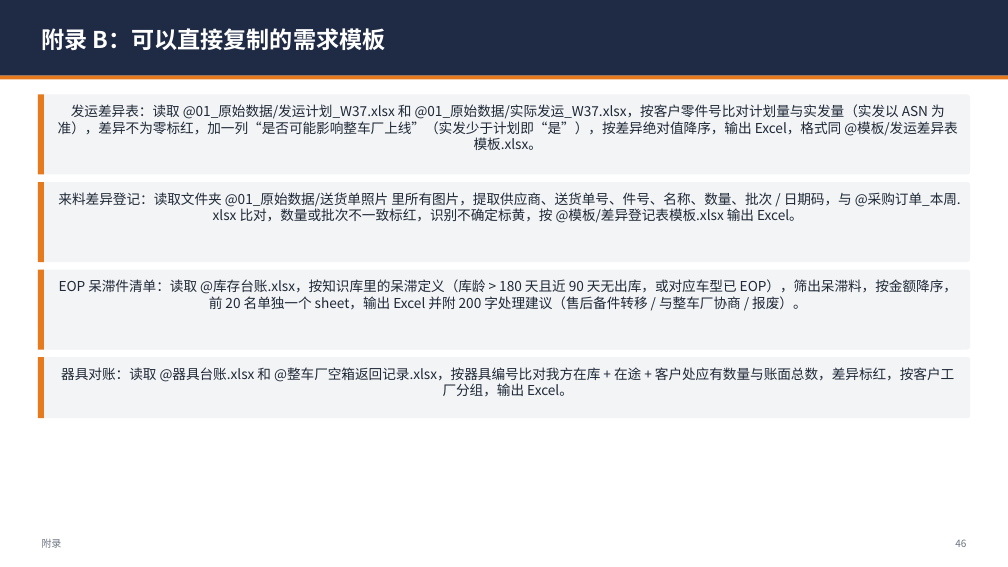
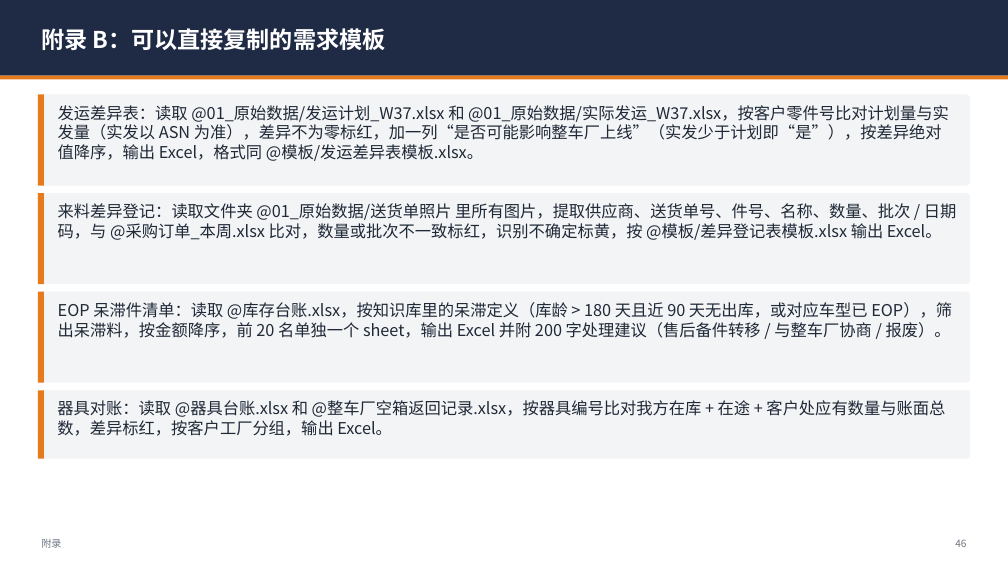
Before and after one commit to leiw92706436-del/codex-dual-engine-lite, a slide deck: slide 46 of docs/workbuddy-guide/WorkBuddy仓库主管上手手册.pptx. Drawn at 1008x567 pixels with LibreOffice and Linux fonts; fonts in the diff are those of the drawing. Boxes give left, top, right and bottom in pixels: in the first picture for what was removed or moved away, otherwise in the second. Text is boxed around its words. In the diff, an @@ line names an element or a change of style, - is before the commit and + after.

```diff
--- a/docs/workbuddy-guide/WorkBuddy仓库主管上手手册.pptx
+++ b/docs/workbuddy-guide/WorkBuddy仓库主管上手手册.pptx
@@ rounded rectangle "发运差异表：读取 @01_原始数据/发运计划_W37.xlsx 和 @01_原始数据/实际发运_W37.xlsx，按客户 ...": place and size @@
-rounded rectangle "发运差异表：读取 @01_原始数据/发运计划_W37.xlsx 和 @01_原始数据/实际发运_W37.xlsx，按客户 ..." at [38, 95, 970, 175]
+rounded rectangle "发运差异表：读取 @01_原始数据/发运计划_W37.xlsx 和 @01_原始数据/实际发运_W37.xlsx，按客户 ..." at [38, 95, 970, 185]
@@ rectangle: place and size @@
-rectangle at [38, 95, 44, 175]
+rectangle at [38, 95, 44, 185]
@@ rounded rectangle "来料差异登记：读取文件夹 @01_原始数据/送货单照片 里所有图片，提取供应商、送货单号、件号、名称、数量、批次 / 日 ...": place and size @@
-rounded rectangle "来料差异登记：读取文件夹 @01_原始数据/送货单照片 里所有图片，提取供应商、送货单号、件号、名称、数量、批次 / 日 ..." at [38, 182, 970, 262]
+rounded rectangle "来料差异登记：读取文件夹 @01_原始数据/送货单照片 里所有图片，提取供应商、送货单号、件号、名称、数量、批次 / 日 ..." at [38, 193, 970, 284]
@@ rectangle: place and size @@
-rectangle at [38, 182, 44, 262]
+rectangle at [38, 193, 44, 284]
@@ rounded rectangle "EOP 呆滞件清单：读取 @库存台账.xlsx，按知识库里的呆滞定义（库龄 > 180 ...": place and size @@
-rounded rectangle "EOP 呆滞件清单：读取 @库存台账.xlsx，按知识库里的呆滞定义（库龄 > 180 ..." at [38, 270, 970, 350]
+rounded rectangle "EOP 呆滞件清单：读取 @库存台账.xlsx，按知识库里的呆滞定义（库龄 > 180 ..." at [38, 292, 970, 383]
@@ rectangle: place and size @@
-rectangle at [38, 270, 44, 350]
+rectangle at [38, 292, 44, 383]
@@ size 13 to 15.5 pt; alignment centre to left in 4 elements at [38, 95, 970, 185], [38, 193, 970, 284], [38, 292, 970, 383], [38, 390, 970, 458] @@
@@ rounded rectangle "器具对账：读取 @器具台账.xlsx 和 @整车厂空箱返回记录.xlsx，按器具编号比对我方在库 + ...": place and size @@
-rounded rectangle "器具对账：读取 @器具台账.xlsx 和 @整车厂空箱返回记录.xlsx，按器具编号比对我方在库 + ..." at [38, 357, 970, 418]
+rounded rectangle "器具对账：读取 @器具台账.xlsx 和 @整车厂空箱返回记录.xlsx，按器具编号比对我方在库 + ..." at [38, 390, 970, 458]
@@ rectangle: place and size @@
-rectangle at [38, 357, 44, 418]
+rectangle at [38, 390, 44, 458]
```
Also in this commit, not shown: 32 other slides changed, 3 other files.
